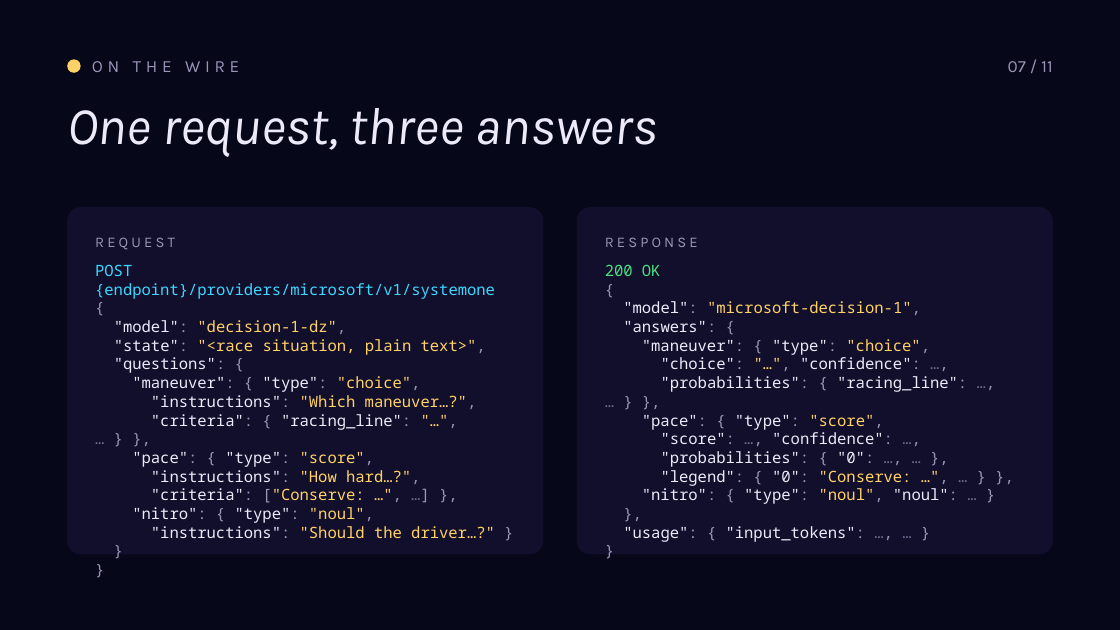
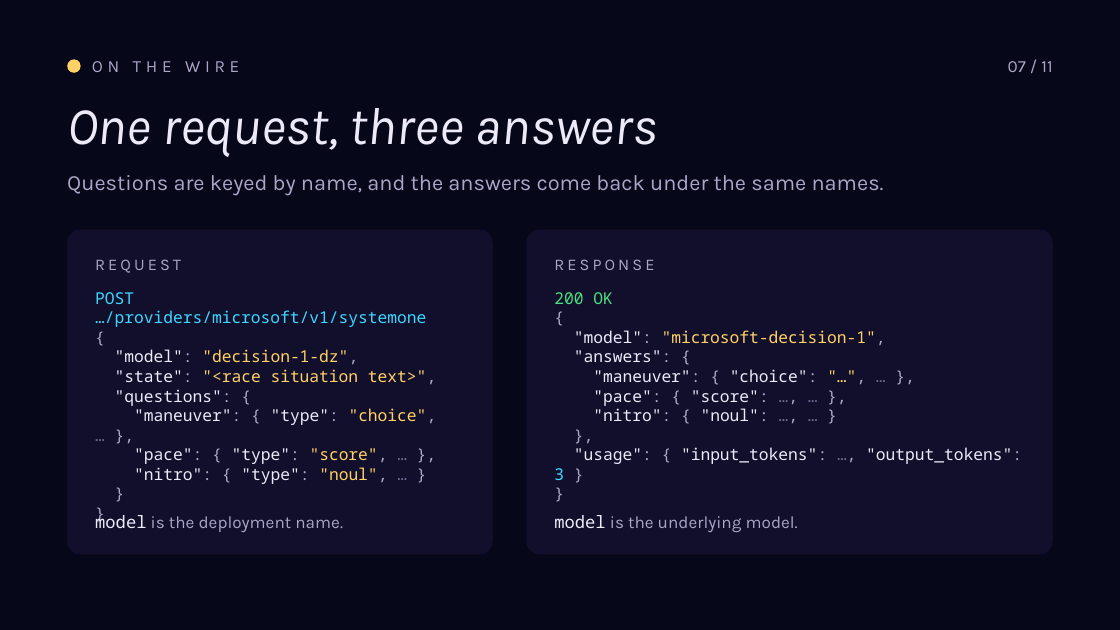
Before and after one commit to roryp/racing, a slide deck: slide 7 of docs/luna-gp-deck.pptx. Drawn at 1120x630 pixels with LibreOffice and Linux fonts; fonts in the diff are those of the drawing. Boxes give left, top, right and bottom in pixels: in the first picture for what was removed or moved away, otherwise in the second. Text is boxed around its words. In the diff, an @@ line names an element or a change of style, - is before the commit and + after.

```diff
--- a/docs/luna-gp-deck.pptx
+++ b/docs/luna-gp-deck.pptx
@@ text "ON THE WIRE" at (92, 61, 239, 72): text colour #9A95B8 to #ABA6C8 @@
@@ text "07 / 11" at (1008, 61, 1052, 72): text colour #9A95B8 to #ABA6C8 @@
@@ text added at (67, 175, 884, 196), 14 pt, text #ABA6C8 @@
+Questions are keyed by name, and the answers come back under the same names.
@@ rounded rectangle: place and size @@
-rounded rectangle at (577, 207, 1053, 554)
+rounded rectangle at (67, 230, 493, 554)
@@ rounded rectangle at (67, 230, 493, 554): proportions changed @@
@@ rounded rectangle at (526, 230, 1053, 554): proportions changed @@
@@ rounded rectangle: place and size @@
-rounded rectangle at (67, 207, 543, 554)
+rounded rectangle at (526, 230, 1053, 554)
@@ text "REQUEST": place and size @@
-text "REQUEST" at (95, 237, 175, 250)
+text "REQUEST" at (95, 259, 181, 273)
@@ text "REQUEST" at (95, 259, 181, 273): size 9.5 to 10.5 pt, text colour #9A95B8 to #ABA6C8 @@
@@ text "RESPONSE" at (554, 259, 654, 270): size 9.5 to 10.5 pt, text colour #9A95B8 to #ABA6C8 @@
@@ text "RESPONSE": place and size @@
-text "RESPONSE" at (605, 237, 698, 247)
+text "RESPONSE" at (554, 259, 654, 270)
@@ text at (95, 292, 426, 327): text changed; size 10 to 10.5 pt @@
-POST {endpoint}/providers/microsoft/v1/systemone
+POST …/providers/microsoft/v1/systemone
@@ text "POST …/providers/microsoft/v1/systemone": place and size @@
-text "POST …/providers/microsoft/v1/systemone" at (95, 264, 495, 538)
+text "POST …/providers/microsoft/v1/systemone" at (95, 292, 437, 484)
@@ text at (554, 292, 886, 362): size 10 to 10.5 pt in "200 OK", "{", ""model": "microsoft-decision-1",", ""answers": {" and 2 more places; text colour #9A95B8 to #ABA6C8 in "{", ""model": "microsoft-decision-1",", ""answers": {", "}," and 1 more places @@
@@ text "200 OK": place and size @@
-text "200 OK" at (605, 264, 967, 542)
+text "200 OK" at (554, 292, 1022, 480)
@@ text at (115, 349, 358, 406): size 10 to 10.5 pt, text colour #9A95B8 to #ABA6C8 in "{", ""model": "decision-1-dz",", ""questions": {", "}" and 1 more places @@
@@ text at (115, 369, 436, 385): text changed; size 10 to 10.5 pt @@
-"state": "<race situation, plain text>",
+"state": "<race situation text>",
@@ text at (593, 369, 818, 421): text changed; size 10 to 10.5 pt @@
-"maneuver": { "type": "choice",
-"choice": "…", "confidence": …,
-"probabilities": { "racing_line": …, … } },
-"pace": { "type": "score",
-"score": …, "confidence": …,
-"probabilities": { "0": …, … },
-"legend": { "0": "Conserve: …", … } },
-"nitro": { "type": "noul", "noul": … }
+"maneuver": { "choice": "…", … },
+"pace": { "score": …, … },
+"nitro": { "noul": …, … }
@@ text at (134, 408, 437, 484): text changed; size 10 to 10.5 pt @@
-"maneuver": { "type": "choice",
-"instructions": "Which maneuver…?",
-"criteria": { "racing_line": "…", … } },
-"pace": { "type": "score",
-"instructions": "How hard…?",
-"criteria": ["Conserve: …", …] },
-"nitro": { "type": "noul",
-"instructions": "Should the driver…?" }
+"maneuver": { "type": "choice", … },
+"pace": { "type": "score", … },
+"nitro": { "type": "noul", … }
@@ text at (554, 447, 1022, 480): text changed; size 10 to 10.5 pt @@
-"usage": { "input_tokens": …, … }
+"usage": { "input_tokens": …, "output_tokens": 3 }
@@ text added at (95, 512, 343, 532), 11 pt, text #ABA6C8 @@
+model is the deployment name.
@@ text added at (554, 515, 798, 532), 11 pt, text #ABA6C8 @@
+model is the underlying model.
```
Also in this commit, not shown: 10 other slides changed, 3 other files.
